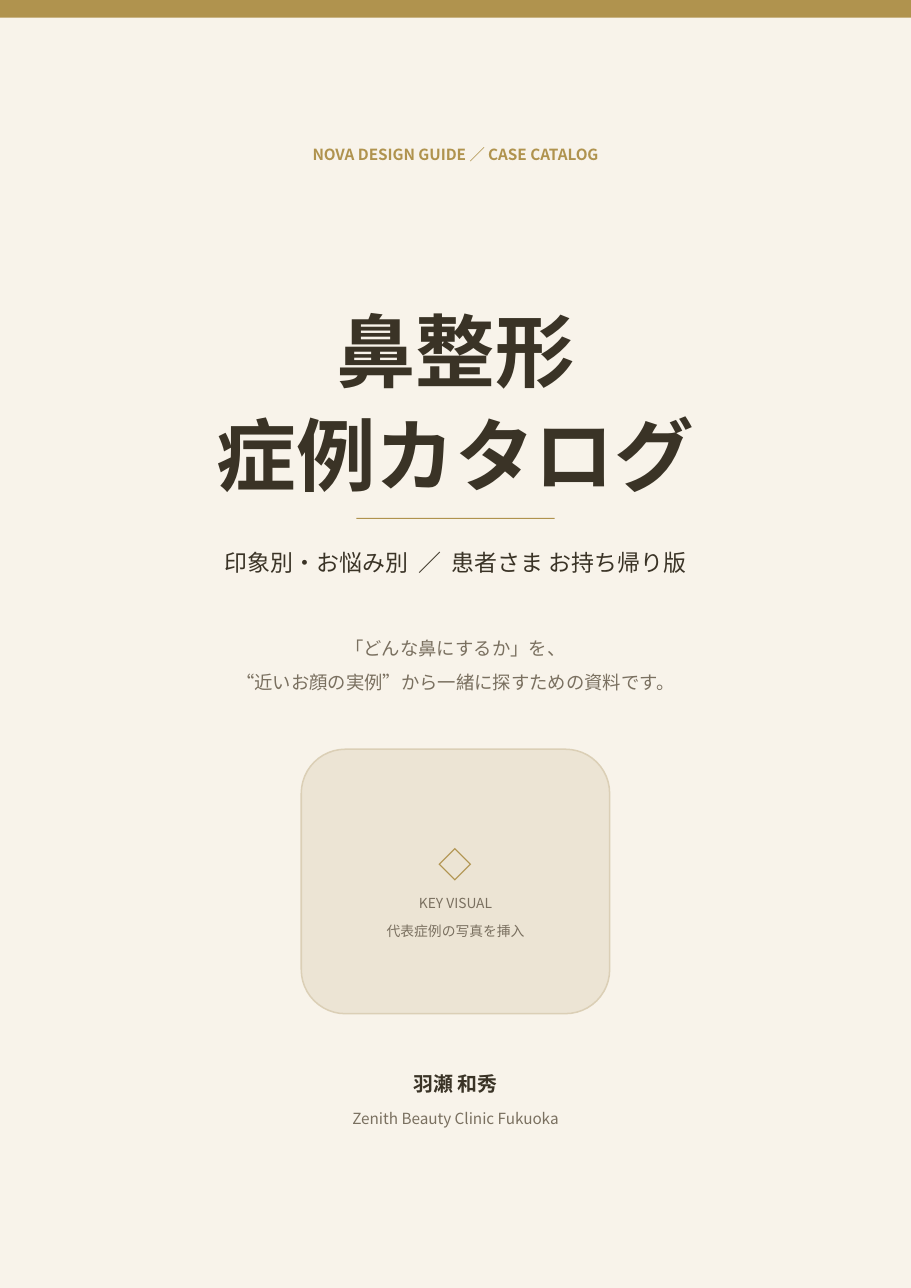
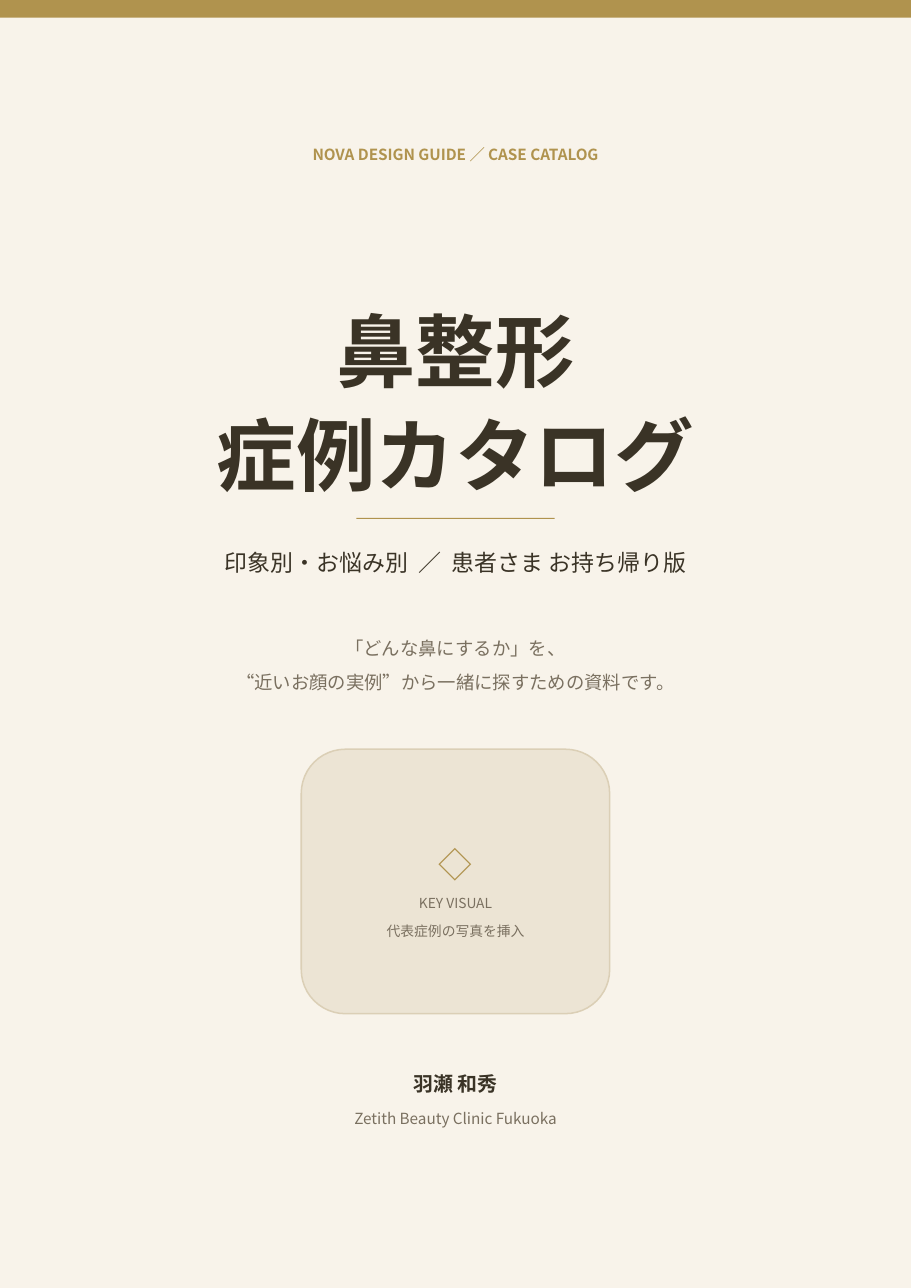
Before and after one commit to hidekkobonba/nosejob, a slide deck: slide 1 of 鼻整形_症例カタログ.pptx. Drawn at 911x1288 pixels with LibreOffice and Linux fonts; fonts in the diff are those of the drawing. Boxes give left, top, right and bottom in pixels: in the first picture for what was removed or moved away, otherwise in the second. Text is boxed around its words. In the diff, an @@ line names an element or a change of style, - is before the commit and + after.

```diff
--- a/鼻整形_症例カタログ.pptx
+++ b/鼻整形_症例カタログ.pptx
@@ text at [354,1112,557,1128]: text changed @@
-Zenith Beauty Clinic Fukuoka
+Zetith Beauty Clinic Fukuoka
```
Also in this commit, not shown: 11 other slides changed.
